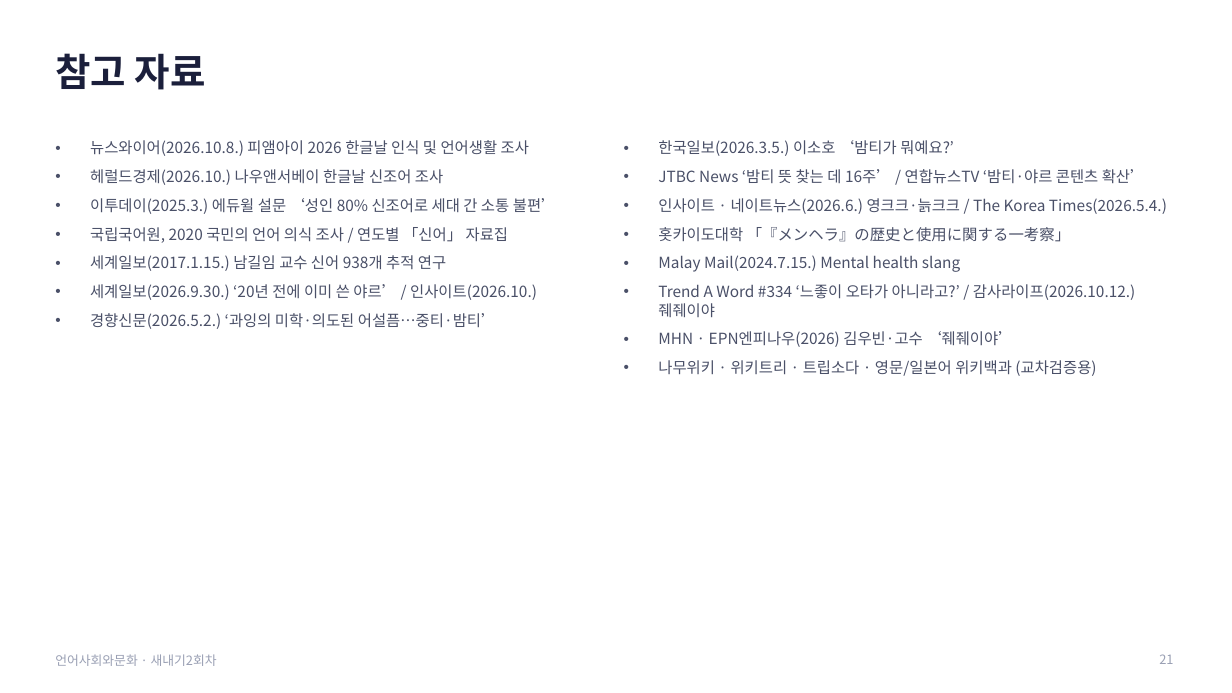
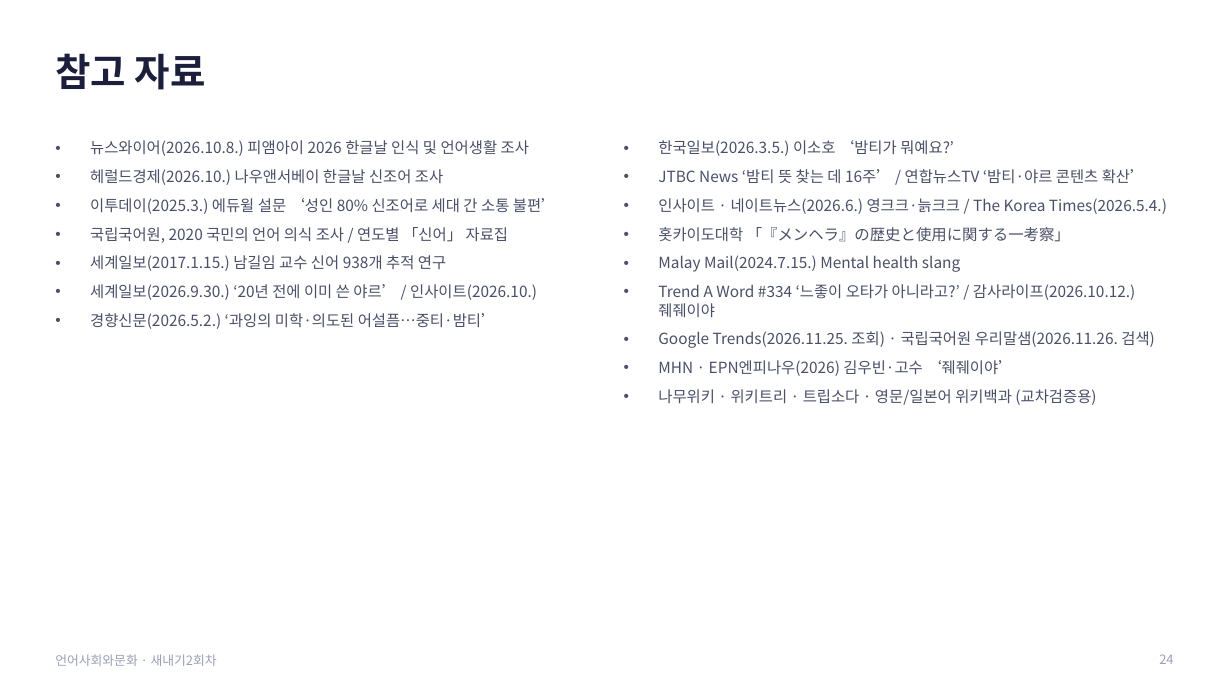
Before and after one commit to junseok7-cpu/hello, a slide deck: slide 24 of report/언어사회와문화_발표_새내기2회차.pptx (slide 21 before the commit). Drawn at 1232x693 pixels with LibreOffice and Linux fonts; fonts in the diff are those of the drawing. Boxes give left, top, right and bottom in pixels: in the first picture for what was removed or moved away, otherwise in the second. Text is boxed around its words. In the diff, an @@ line names an element or a change of style, - is before the commit and + after.

```diff
--- a/report/언어사회와문화_발표_새내기2회차.pptx
+++ b/report/언어사회와문화_발표_새내기2회차.pptx
@@ text at box(658, 331, 1155, 348): paragraph added @@
+• Google Trends(2026.11.25. 조회) · 국립국어원 우리말샘(2026.11.26. 검색)
@@ page number at box(1159, 654, 1173, 664): text changed @@
-21
+24
```
Also in this commit, not shown: 1 other slide changed, 3 slides added, 7 other files.
